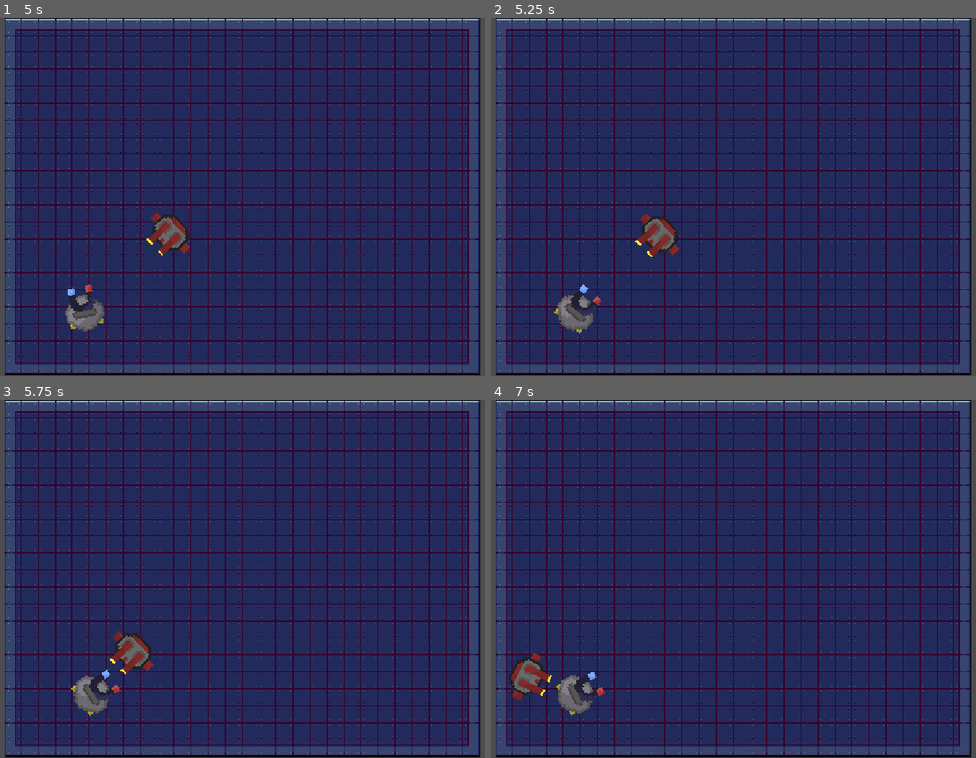
Above: before the commit, frames 1-4 (two rows, left to right).
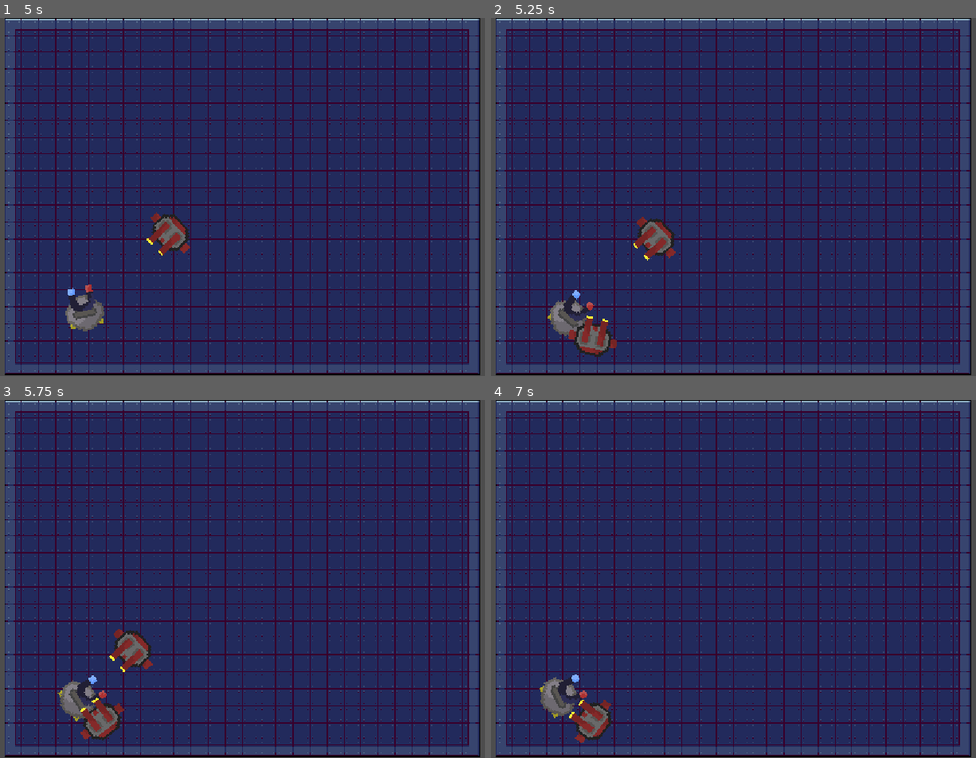
Above: after the commit, the same moments.

Repository: FazalThe/magslam
Game: Godot game, scene res://main.tscn
Two runs of this game, one before a commit and one after it. Both use one fixed random seed, a clock stepped at 60 frames per second and the inputs below.
Inputs (mouse positions are in pixels of both pictures, inside the frame that each line leads up to):
- Up to frame 1 (5 s): move the mouse to (378, 179) at 0.52 s; tap A (A) at 0.6, 2.3, 2.85, 4.55 s; tap D (D) at 0.8, 1.35, 3.05, 3.6 s; move the mouse to (111, 214) at 1.27 s; tap S (S) at 1.55, 2.1, 3.8 s; move the mouse to (300, 118) at 2.02 s; move the mouse to (203, 268) at 2.77 s; move the mouse to (426, 250) at 3.52 s; move the mouse to (48, 143) at 4.27 s; click (48, 143) at 4.35 s
- Up to frame 2 (5.25 s): tap Enter at 5 s; move the mouse to (762, 197) at 5.02 s; hold Right mouse button (Right) from 5.03 s (still down)
- Up to frame 3 (5.75 s): keep holding Right mouse button (Right); tap D (D) at 5.3 s
- Up to frame 4 (7 s): move the mouse to (631, 489) at 5.77 s; release Right mouse button (Right) at 5.78 s; tap S (S) at 5.85 s; move the mouse to (869, 561) at 6.52 s; tap W (W) at 6.6 s; tap A (A) at 6.8 s

Frame 1 is identical in both runs. In frame 2, 1.8% of the frame differs, in the area x 11-39%, y 54-95%; in frame 3, 1.8%; in frame 4, 2.3%, in the area x 3-26%, y 70-96%.

Commit message:
added spawing and dying, but some quefree error

Diff:
--- a/dualbot.gd
+++ b/dualbot.gd
@@ -9,32 +9,35 @@
 
 
 func _physics_process(delta: float) -> void:
+	if health <=0 :
+		queue_free()
+	else:
+		#face the magnet
+		var magPosition: Vector2 = magnet.global_position
+		var target_angle = global_position.angle_to_point(magPosition)
+		rotation = lerp_angle(rotation, target_angle, 3.5 * delta)
 
-	#face the magnet
-	var magPosition: Vector2 = magnet.global_position
-	var target_angle = global_position.angle_to_point(magPosition)
-	rotation = lerp_angle(rotation, target_angle, 3.5 * delta)
+		#move towards magnet
+		var distance = global_position.distance_to(magPosition)
+		if distance > minDistance:
+			position = lerp(position, magPosition, 0.2*delta)
 
-	#move towards magnet
-	var distance = global_position.distance_to(magPosition)
-	if distance > minDistance:
-		position = lerp(position, magPosition, 0.2*delta)
+		var speed = velocity.length()
 
-	var speed = velocity.length()
+		move_and_slide()
 
-	move_and_slide()
+		if get_slide_collision_count() > 0:
+			var collision = get_slide_collision(0)
 
-	if get_slide_collision_count() > 0:
-		var collision = get_slide_collision(0)
-
-		if speed > 100:
-			var damage = (speed - 100) * 0.1
-			take_damage(damage)
-			var collider = collision.get_collider()
-			if collider != $"../TileMapLayer":
-				collision.get_collider().take_damage(damage)
-			else:
-				print("collided with wall")
+			if speed > 100:
+				var damage = (speed - 100) * 0.1
+				take_damage(damage)
+				print(health)
+				var collider = collision.get_collider()
+				if collider != $"../TileMapLayer":
+					collision.get_collider().take_damage(damage)
+				else:
+					print("collided with wall")
 
 
 
--- a/dualbot.tscn
+++ b/dualbot.tscn
@@ -6,15 +6,15 @@
 [sub_resource type="CircleShape2D" id="CircleShape2D_toofv"]
 radius = 28.0
 
-[node name="CharacterBody2D" type="CharacterBody2D"]
+[node name="CharacterBody2D" type="CharacterBody2D" unique_id=1474676651]
 collision_layer = 3
 script = ExtResource("1_4bj0b")
 
-[node name="Sprite2D" type="Sprite2D" parent="."]
+[node name="Sprite2D" type="Sprite2D" parent="." unique_id=294264683]
 position = Vector2(7.9999995, 4.768372e-07)
 rotation = -1.5707964
 scale = Vector2(4.19, 4.19)
 texture = ExtResource("1_toofv")
 
-[node name="CollisionShape2D" type="CollisionShape2D" parent="."]
+[node name="CollisionShape2D" type="CollisionShape2D" parent="." unique_id=1672940844]
 shape = SubResource("CircleShape2D_toofv")
--- a/main.tscn
+++ b/main.tscn
@@ -14,6 +14,7 @@
 [ext_resource type="Texture2D" uid="uid://d2mty2t5lq02y" path="res://Assets/1 Tiles/IndustrialTile_24.png" id="10_cegan"]
 [ext_resource type="PackedScene" uid="uid://c6wl30o5rhyfo" path="res://player.tscn" id="13_ycdy4"]
 [ext_resource type="PackedScene" uid="uid://b5vtble46hk1y" path="res://dualbot.tscn" id="14_w48qg"]
+[ext_resource type="Script" uid="uid://fwsw65k5chu5" path="res://spawner.gd" id="15_vivmo"]
 
 [sub_resource type="TileSetAtlasSource" id="TileSetAtlasSource_82xsv"]
 texture = ExtResource("1_4c57u")
@@ -100,20 +101,29 @@
 sources/11 = SubResource("TileSetAtlasSource_vivmo")
 sources/12 = SubResource("TileSetAtlasSource_2cqfq")
 
-[node name="Node2D" type="Node2D"]
+[node name="Node2D" type="Node2D" unique_id=454918293]
 
-[node name="TileMapLayer" type="TileMapLayer" parent="."]
+[node name="TileMapLayer" type="TileMapLayer" parent="." unique_id=433909597]
 tile_map_data = PackedByteArray("AAAAAO3/DAAAAAAAAAAAAO7/DAAAAAAAAAAAAO//DAAAAAAAAAAAAPD/DAAAAAAAAAAAAPH/DAAAAAAAAAAAAP …(9328 unchanged characters)…
 tile_set = SubResource("TileSet_kq58d")
 
-[node name="Magnet" parent="." instance=ExtResource("13_ycdy4")]
+[node name="Magnet" parent="." unique_id=450858178 instance=ExtResource("13_ycdy4")]
 position = Vector2(120, -125)
 scale = Vector2(0.495, 0.495)
 
-[node name="Camera2D" type="Camera2D" parent="."]
+[node name="Camera2D" type="Camera2D" parent="." unique_id=1410724410]
 position = Vector2(407, -303)
 scale = Vector2(0.99999994, 0.99999994)
 zoom = Vector2(0.96, 0.96)
 
-[node name="DualBot" parent="." instance=ExtResource("14_w48qg")]
+[node name="DualBot" parent="." unique_id=300262111 instance=ExtResource("14_w48qg")]
 position = Vector2(511, -429)
+
+[node name="Spawner" type="Node2D" parent="." unique_id=1276571659]
+script = ExtResource("15_vivmo")
+
+[node name="Timer" type="Timer" parent="Spawner" unique_id=1254845540]
+wait_time = 5.0
+autostart = true
+
+[connection signal="timeout" from="Spawner/Timer" to="Spawner" method="_on_timer_timeout"]
--- a/player.gd
+++ b/player.gd
@@ -1,13 +1,16 @@
 extends CharacterBody2D
 
 @onready var sprite: Sprite2D = $Sprite2D
+@onready var timer: Timer = $Timer
 
 const SPEED = 200.0
 var health = 300
 
 
 func _physics_process(delta: float) -> void:
-
+	if health <= 0 :
+		queue_free()
+		timer.start()
 	# Rotate the body to mouse
 	var mouse_angle = global_position.angle_to_point(get_global_mouse_position())
 	rotation = lerp_angle(rotation, mouse_angle, 6*delta)
@@ -32,3 +35,7 @@
 
 func take_damage(damage):
 	health -= damage
+
+
+func _on_timer_timeout() -> void:
+	get_tree().reload_current_scene()
--- a/player.tscn
+++ b/player.tscn
@@ -8,33 +8,39 @@
 [sub_resource type="CircleShape2D" id="CircleShape2D_4flbx"]
 radius = 65.0
 
-[node name="CharacterBody2D" type="CharacterBody2D"]
+[node name="CharacterBody2D" type="CharacterBody2D" unique_id=1281541146]
 script = ExtResource("1_onrkg")
 
-[node name="Sprite2D" type="Sprite2D" parent="."]
+[node name="Sprite2D" type="Sprite2D" parent="." unique_id=907284660]
 position = Vector2(11, -1)
 rotation = 1.5707964
 scale = Vector2(8.45, 8.45)
 texture = ExtResource("1_4flbx")
 
-[node name="CollisionShape2D" type="CollisionShape2D" parent="."]
+[node name="CollisionShape2D" type="CollisionShape2D" parent="." unique_id=1018677473]
 position = Vector2(0.17499542, -0.375)
 shape = SubResource("CircleShape2D_4flbx")
 
-[node name="RepelArea" type="Area2D" parent="."]
+[node name="RepelArea" type="Area2D" parent="." unique_id=577496707]
 collision_layer = 0
 collision_mask = 2
 script = ExtResource("3_i3pqv")
 
-[node name="CollisionPolygon2D" type="CollisionPolygon2D" parent="RepelArea"]
+[node name="CollisionPolygon2D" type="CollisionPolygon2D" parent="RepelArea" unique_id=1746643424]
 scale = Vector2(2.36, 2.36)
 polygon = PackedVector2Array(200, -105, 228, 0, 200, 105, 0, 0)
 
-[node name="AttractArea" type="Area2D" parent="."]
+[node name="AttractArea" type="Area2D" parent="." unique_id=1387424703]
 collision_layer = 0
 collision_mask = 2
 script = ExtResource("4_hqtel")
 
-[node name="CollisionPolygon2D" type="CollisionPolygon2D" parent="AttractArea"]
+[node name="CollisionPolygon2D" type="CollisionPolygon2D" parent="AttractArea" unique_id=919756331]
 scale = Vector2(1.57, 5.211)
 polygon = PackedVector2Array(500, -105, 600, 0, 501, 105, 0, 0)
+
+[node name="Timer" type="Timer" parent="." unique_id=244570307]
+wait_time = 0.5
+one_shot = true
+
+[connection signal="timeout" from="Timer" to="." method="_on_timer_timeout"]
--- a/project.godot
+++ b/project.godot
@@ -8,11 +8,15 @@
 
 config_version=5
 
+[animation]
+
+compatibility/default_parent_skeleton_in_mesh_instance_3d=true
+
 [application]
 
 config/name="Magslam"
 run/main_scene="uid://bywaj8it84bqr"
-config/features=PackedStringArray("4.5", "Forward Plus")
+config/features=PackedStringArray("4.7", "Forward Plus")
 config/icon="res://icon.svg"
 
 [display]
--- /dev/null
+++ b/spawner.gd
@@ -0,0 +1,26 @@
+extends Node2D
+
+var dual_scene = preload("res://dualbot.tscn")
+@onready var parent: Node2D = get_parent()
+@onready var magnet: CharacterBody2D = $"../Magnet"
+
+const mindis = 150
+const maxdis = 250
+
+const fact = mindis - maxdis # no need to/ dont change
+
+func _ready() -> void:
+	randomize()
+
+func _physics_process(delta: float) -> void:
+	pass
+
+
+
+
+func _on_timer_timeout() -> void:
+	var dualbot:CharacterBody2D = dual_scene.instantiate()
+	parent.add_child(dualbot)
+	var magPos = magnet.global_position
+	var pos = magPos + (Vector2(randf(),randf()) * (mindis + (randf()*fact))) # returns a random point around magnet with dis b/w min & max dis
+	dualbot.position = pos
Not shown: 1 places in dualbot.tscn that only renumber resources
Not shown: 1 places in main.tscn that only renumber resources
Not shown: 1 places in player.tscn that only renumber resources
Not shown, added: spawner.gd.uid
Not shown, added: ouch-x86_64-linux-musl
